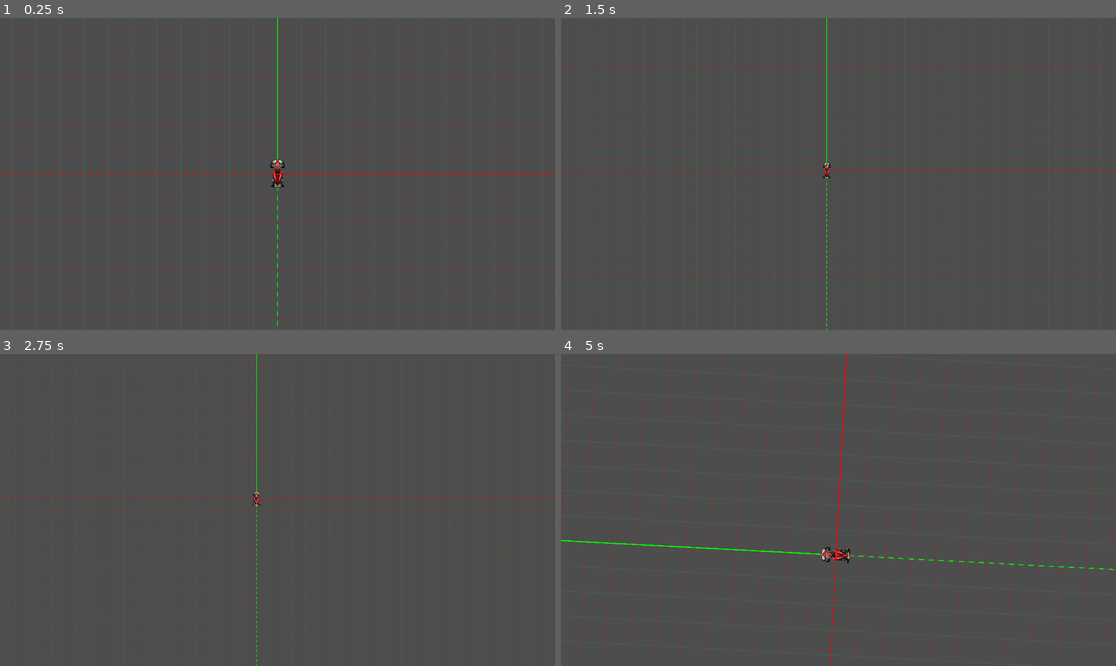
Above: before the commit, frames 1-4 (two rows, left to right).
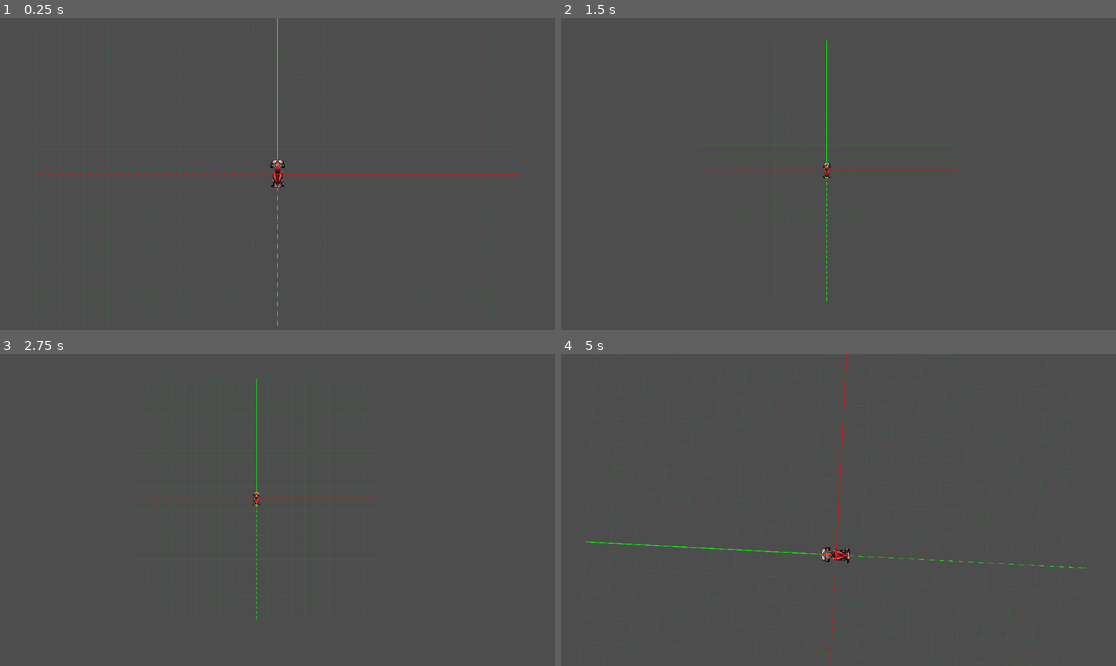
Above: after the commit, the same moments.

Repository: LuisJFdS/carrera-2d
Game: Godot game, scene res://salida.tscn
Same seed, same stepped clock (60 frames per second), same inputs: the game is played once before the commit and once after it.
Inputs (mouse positions are in pixels of both pictures, inside the frame that each line leads up to):
- Up to frame 1 (0.25 s): no input
- Up to frame 2 (1.5 s): tap Enter at 0.5 s; move the mouse to (960, 158) at 0.52 s; hold Right (ui_right) 0.53-1.28 s; hold - (zoom-) 0.53-1.28 s; click (960, 158) at 0.67 s; move the mouse to (727, 189) at 1.27 s; hold Down (ui_down) from 1.28 s (still down); tap + (zoom+) at 1.35 s
- Up to frame 3 (2.75 s): tap - (zoom-) at 1.55 s; move the mouse to (333, 441) at 2.02 s; release Down (ui_down) at 2.03 s; hold Right (ui_right) from 2.03 s (still down); hold - (zoom-) from 2.03 s (still down)
- Up to frame 4 (5 s): move the mouse to (810, 572) at 2.77 s; release Right (ui_right) at 2.78 s; release - (zoom-) at 2.78 s; hold Up (ui_up) 2.78-3.53 s; tap - (zoom-) at 2.85, 3.8, 4.35 s; click (810, 572) at 2.92 s; tap Space at 3.5 s; move the mouse to (1005, 556) at 3.52 s; hold + (zoom+) 3.53-4.28 s; hold < (rotar_izq) from 3.53 s (still down); move the mouse to (672, 463) at 4.27 s

The runs differ from the first frame. In frame 1, 2.5% of the frame differs, in the area x 0-100%, y 3-97%; in frame 2, 0.8%; in frame 3, 1.1%; in frame 4, 2.8%, in the area x 0-100%, y 0-100%.

Commit message:
separada func pintar rejilla

Diff:
--- a/constantes.gd
+++ b/constantes.gd
@@ -5,9 +5,9 @@
 # Incluir: const Cnt = preload("res://constantes.gd") cuando se necesiten
 #=============================================================================================
 
-const MxC := 5.0			# METROS x CUADRADO de la REJILLA
-const PxM := 50.0			# PIXELES por METRO
-const TAMANO_MUNDO_METROS := 5000.0   # 5 km
+const PxM := int(50)						# (p/m) PIXELES por METRO
+const MxC := float(5.0)						# (m) METROS x CUADRADO de la REJILLA
+const TAMANO_MUNDO_METROS := float(5000.0)	# (m) 5 km
 const GRID_COLOR := Color(1, 1, 1, 0.08)
 const GRID_COLOR_R := Color(1, 0, 0, 0.15)
 const GRID_COLOR_G := Color(0, 1, 0, 0.1)
--- a/mundo.gd
+++ b/mundo.gd
@@ -15,31 +15,23 @@
 	#	Pinta el MUNDO
 	#=========================================================================================
 
+
 	# ========= CUADRÍCULA ===================================================================
-
-	var mitad_mundo_px = (Cnt.TAMANO_MUNDO_METROS * Cnt.PxM) * 0.5
-	var paso_px = Cnt.MxC * Cnt.PxM
+	var dim = Cnt.TAMANO_MUNDO_METROS
+	var origen= Vector2(-0.5 * dim, -0.5 * dim)	# Origen de la rejilla
+	var final = Vector2( 0.5 * dim,  0.5 * dim)		# Final de la rejilla
 	var escala = get_viewport().get_camera_2d().zoom.x
-	var grosor = 1 / escala				# Z= 0.1 => g=10 : z= 1.0 => g=1
-	grosor = 10
-	print("Cuadrícula :", grosor)
-
-	for x in range(-mitad_mundo_px, mitad_mundo_px + paso_px, paso_px):
-		draw_line(
-			Vector2(x, -mitad_mundo_px),
-			Vector2(x,  mitad_mundo_px),
-			Cnt.GRID_COLOR_G,
-			grosor
-		)
-	for y in range(-mitad_mundo_px, mitad_mundo_px + paso_px, paso_px):
-		draw_line(
-			Vector2(-mitad_mundo_px, y),
-			Vector2( mitad_mundo_px, y),
-			Cnt.GRID_COLOR_R,
-			grosor
-		)
+	var grosor = 1 + 1/escala				# Z= 0.1 => g=10 : z= 1.0 => g=1
+	pinta_cuadricula(
+		origen,
+		final,
+		Cnt.MxC,
+		grosor
+	)
 
 	# ========= EJES =========================================================================
+	var mitad_mundo_px = 0.5 * Cnt.TAMANO_MUNDO_METROS
+	var mitad_mundo_py = 0.5 * Cnt.TAMANO_MUNDO_METROS
 	# EJE X POSITIVO (rojo continuo)
 	draw_line(
 		Vector2(0, 0),
@@ -58,7 +50,7 @@
 	# EJE Y POSITIVO (verde continuo)
 	draw_line(
 		Vector2(0, 0),
-		Vector2(0, -mitad_mundo_px),
+		Vector2(0, -mitad_mundo_py),
 		Color.GREEN,
 		grosor,
 		50.0
@@ -66,7 +58,7 @@
 	# EJE Y NEGATIVO (verde discontinuo)
 	draw_dashed_line(
 		Vector2(0, 0),
-		Vector2(0, mitad_mundo_px),
+		Vector2(0, mitad_mundo_py),
 		Color.GREEN,
 		grosor,				#Grosor de la línea
 		50.0				#Longitud de los segmentos
@@ -80,9 +72,47 @@
 		5					# Grosor en pixeles
 	)
 
+# Called every frame. 'delta' is the elapsed time since the previous frame.
+func _process(delta: float) -> void:
+	pass
+
 # ============================================================================================
 #	FUNCIONES AUXILIARES
 #=============================================================================================
+
+# ========= PINTA una REJILLA en el SUELO ====================================================
+func pinta_cuadricula(
+		ini: Vector2,		# (m) Origen de la cuadricula del suelo
+		fin: Vector2,		# (m) Final de la cuadricula del suelo
+		paso: float,		# (m) Distancia entre lineas
+		grosor: int			# (pixel) grosor de la linea
+	) -> void:
+	var dist = fin - ini
+	if dist.x * paso > 0:
+		dist.x = paso * Cnt.PxM
+	else:
+		dist.x = -paso * Cnt.PxM
+	if dist.y * paso > 0:
+		dist.y = paso * Cnt.PxM
+	else:
+		dist.y = -paso * Cnt.PxM
+	print("Rejilla: ", " dx:",dist.x, " dy:", dist.y)
+	print("          ini.x:",ini.x, " ini.y:",ini.y, " fin.x:",fin.x, " fin.y:",fin.y)
+
+	for y in range(ini.y, fin.y, dist.y):
+		draw_line(
+			Vector2(ini.x, y),
+			Vector2(fin.x, y),
+			Cnt.GRID_COLOR_G,
+			grosor
+		)
+	for x in range(ini.x, fin.x, dist.x):
+		draw_line(
+			Vector2(x, ini.x),
+			Vector2(x, fin.x),
+			Cnt.GRID_COLOR_G,
+			grosor
+		)
 
 # ========= PINTA una CRUZ ===================================================================
 func pinta_cruz(
@@ -110,7 +140,3 @@
 		grueso
 	)
 	print("Cruz", c )
-
-# Called every frame. 'delta' is the elapsed time since the previous frame.
-func _process(delta: float) -> void:
-	pass
--- a/salida.gd
+++ b/salida.gd
@@ -92,7 +92,7 @@
 		nuevo_zoom = nuevo_zoom * (1/1.02)
 		nuevo_zoom = clamp(nuevo_zoom, min_zoom, max_zoom)
 		pantalla.zoom = Vector2(nuevo_zoom, nuevo_zoom)
-		print(" [-] : Zoom --: ",nuevo_zoom)
+		#print(" [-] : Zoom --: ",nuevo_zoom)
 
 	# ================ ROTACIÓN CÁMARA MANUAL ================================================
 	#	Utiliza la captura de eventos "func _input(event)" al inicio
